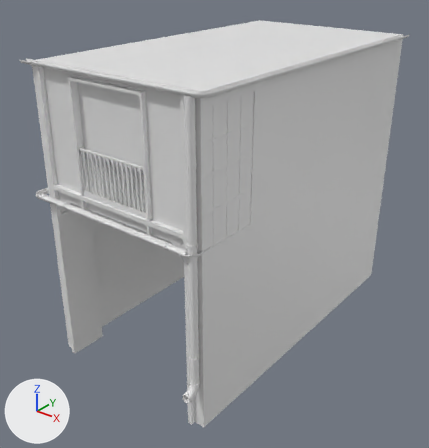
Two versions of the FBX model SakuraProject/Assets/models/casa_shinkansen_st.fbx, one commit apart.
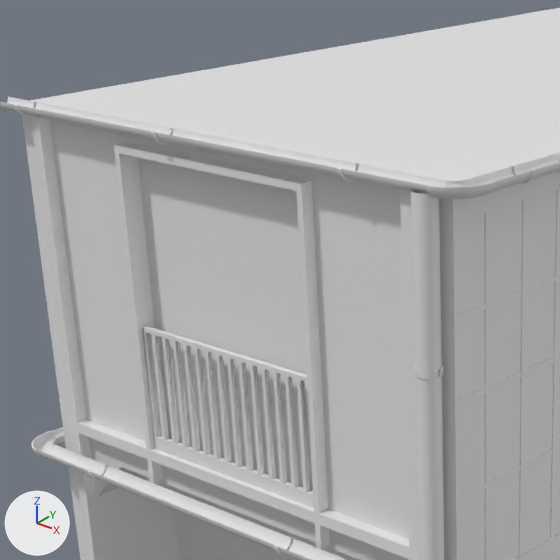
Each version appears first whole from a 50 mm lens placed at (8.46, -11.49, 9.54), pointed at (-0.12, -0.75, 2.89), and next in a close-up on the part from 5% to 56% of the width and 5% to 53% of the height. The axes (+X, +Y, +Z) are drawn at lower left. The lights are the same throughout. Materials are left out; every surface is plain grey.

Before the edit, the objects in view are built like this:
```python
me_cube_015 = bpy.data.meshes.new('Cube.015')
me_cube_015.from_pydata(...)  # 2922 vertices, 2817 faces; spans x -2.53..2.49, y -4.52..4.1, z 0.0..7.27
ob_casa_shinkansen_st = bpy.data.objects.new('casa_shinkansen_st', me_cube_015)
ob_casa_shinkansen_st.location = (0.0, 0.0, 0.0)
```
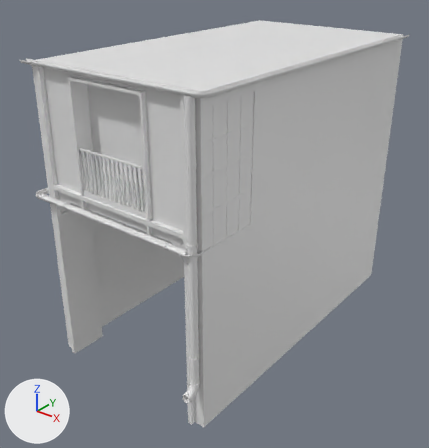
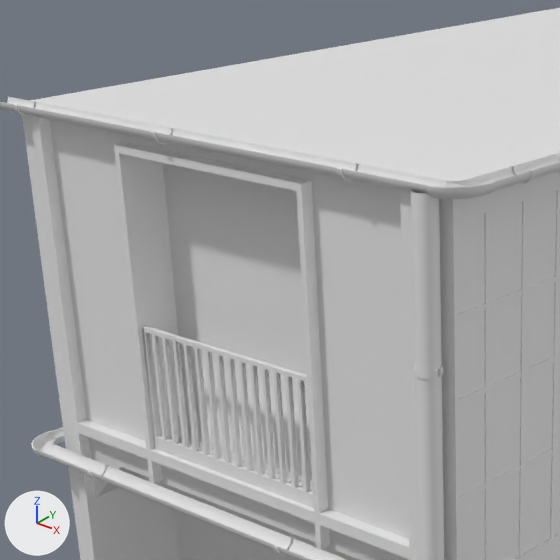
What differs and where, as boxes (x1, y1, x2, y2) in the close-ups (560 x 560 px; the box of a moved part takes in the faces that stretch with it):
part 1 of me_cube_015, moved or reshaped
    both: (131, 156, 313, 491)

The edits, one by one:
me_cube_015 has 2922 vertices, 2817 faces and spans x -2.53..2.49, y -4.52..4.1, z 0.0..7.27.
me_cube_015 is used by ob_casa_shinkansen_st; location (0.0, 0.0, 0.0).
me_cube_015 part 1: all 12 vertices in x -0.95..0.95, y -4.03, z 4.59..7.03 are moved by (0.0, 0.24, 0.0).
